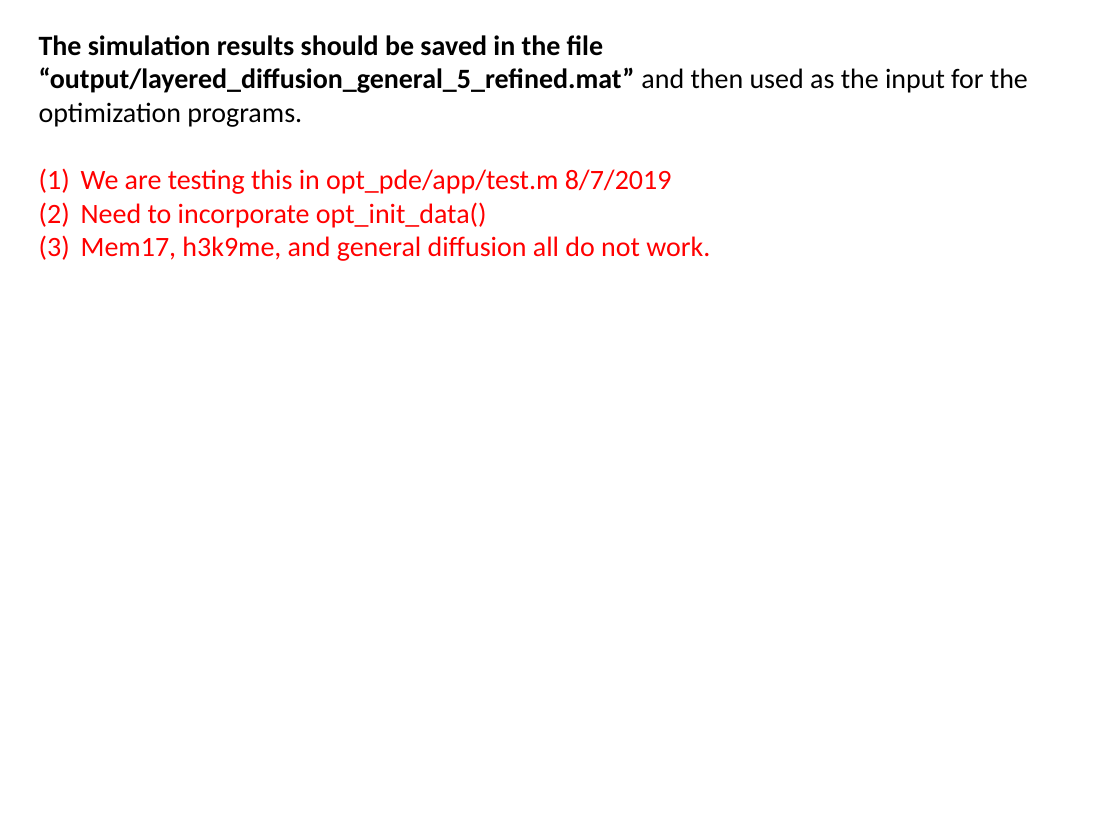
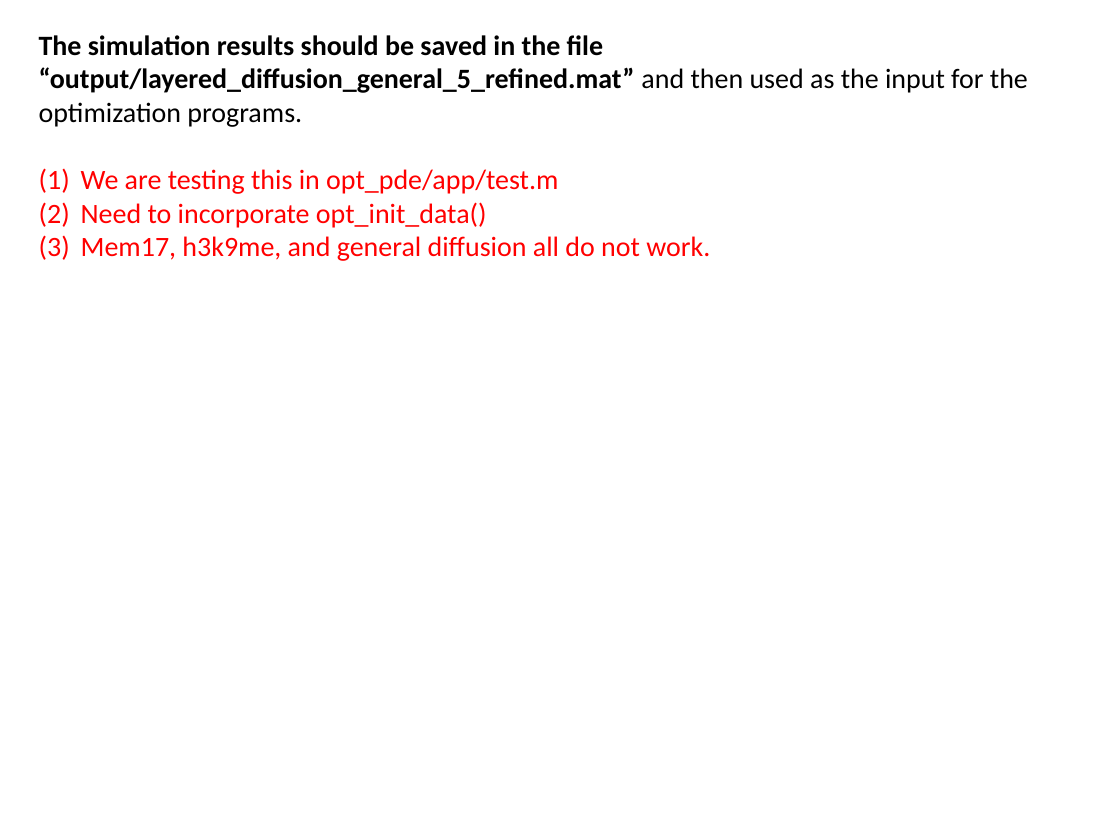
Before and after one commit to lu6007/opt-pde, a slide deck: slide 13 of doc/result_0404_2019.pptx (slide 15 before the commit). Drawn at 1120x840 pixels with LibreOffice and Linux fonts; fonts in the diff are those of the drawing. Boxes give left, top, right and bottom in pixels: in the first picture for what was removed or moved away, otherwise in the second. Text is boxed around its words. In the diff, an @@ line names an element or a change of style, - is before the commit and + after.

```diff
--- a/doc/result_0404_2019.pptx
+++ b/doc/result_0404_2019.pptx
@@ text at (81, 169, 558, 194): text changed @@
-(1) We are testing this in opt_pde/app/test.m 8/7/2019
+(1) We are testing this in opt_pde/app/test.m
```
Also in this commit, not shown: 5 other slides changed, 2 slides removed, 4 other files.
